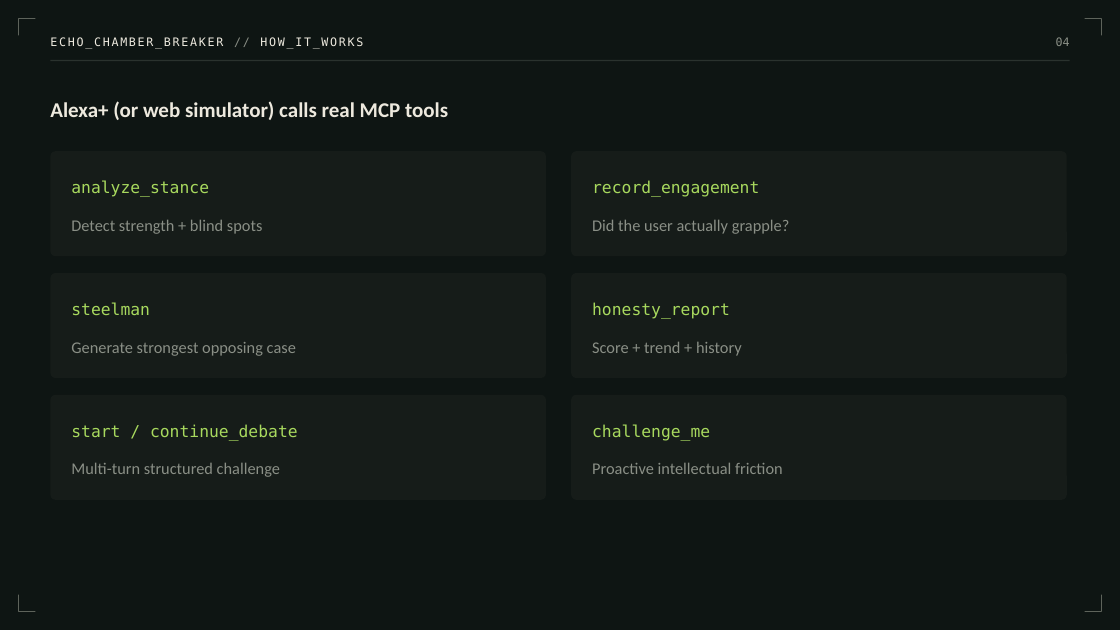
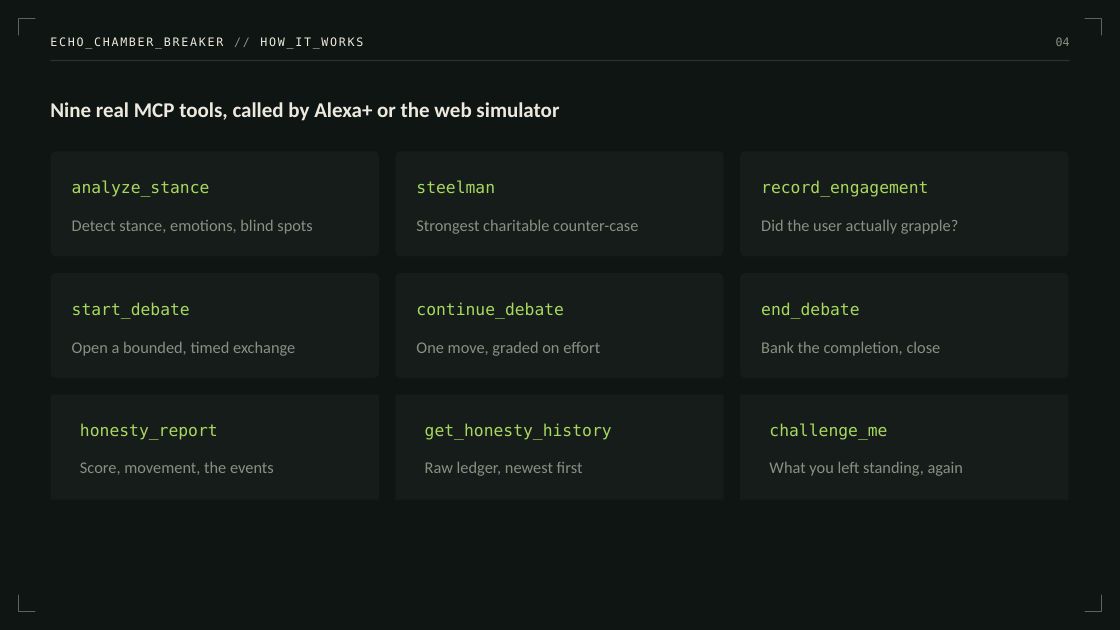
Before and after one commit to eclayers/echo-chamber-breaker, a slide deck: slide 4 of Echo_Chamber_Breaker_Pitch_Deck.pptx. Drawn at 1120x630 pixels with LibreOffice and Linux fonts; fonts in the diff are those of the drawing. Boxes give left, top, right and bottom in pixels: in the first picture for what was removed or moved away, otherwise in the second. Text is boxed around its words. In the diff, an @@ line names an element or a change of style, - is before the commit and + after.

Commit message:
feat: complete normative logic system & UI/UX spec implementation with stance gating, non-stance handling, and test suite

```diff
--- a/Echo_Chamber_Breaker_Pitch_Deck.pptx
+++ b/Echo_Chamber_Breaker_Pitch_Deck.pptx
@@ text at [50,102,559,121]: text changed @@
-Alexa+ (or web simulator) calls real MCP tools
+Nine real MCP tools, called by Alexa+ or the web simulator
@@ rounded rectangle: place and size @@
-rounded rectangle at [50,151,546,256]
+rounded rectangle at [50,151,379,256]
@@ rounded rectangle: place and size @@
-rounded rectangle at [50,273,546,378]
+rounded rectangle at [396,151,724,256]
@@ text "steelman": place and size @@
-text "steelman" at [71,302,150,315]
+text "steelman" at [416,180,495,193]
@@ rounded rectangle: place and size @@
-rounded rectangle at [50,395,546,500]
+rounded rectangle at [740,151,1069,256]
@@ text "record_engagement": place and size @@
-text "record_engagement" at [592,180,759,197]
+text "record_engagement" at [761,180,928,197]
@@ text at [72,220,312,234]: text changed @@
-Detect strength + blind spots
+Detect stance, emotions, blind spots
@@ text at [416,220,638,234]: text changed @@
-Generate strongest opposing case
+Strongest charitable counter-case
@@ text "Did the user actually grapple?": place and size @@
-text "Did the user actually grapple?" at [592,220,790,234]
+text "Did the user actually grapple?" at [761,220,959,234]
@@ rounded rectangle: place and size @@
-rounded rectangle at [571,151,1067,256]
+rounded rectangle at [50,273,379,378]
@@ rounded rectangle: place and size @@
-rounded rectangle at [571,273,1067,378]
+rounded rectangle at [396,273,724,378]
@@ rounded rectangle: place and size @@
-rounded rectangle at [571,395,1067,500]
+rounded rectangle at [740,273,1069,378]
@@ text at [72,302,190,319]: text changed @@
-start / continue_debate
+start_debate
@@ text added at [416,302,564,319], 14 pt, text #A8D95E @@
+continue_debate
@@ text added at [761,302,859,319], 14 pt, text #A8D95E @@
+end_debate
@@ text added at [72,342,295,356], 14 pt, text #8A8F86 @@
+Open a bounded, timed exchange
@@ text added at [416,342,600,356], 14 pt, text #8A8F86 @@
+One move, graded on effort
@@ text removed at [592,342,742,356] @@
-Score + trend + history
@@ text added at [761,342,941,356], 14 pt, text #8A8F86 @@
+Bank the completion, close
@@ rectangle added at [50,395,379,500], fill #161C19 @@
@@ text "honesty_report" at [80,423,218,440]: vertical alignment middle to top @@
@@ text "honesty_report": place and size @@
-text "honesty_report" at [592,302,730,319]
+text "honesty_report" at [80,423,218,440]
@@ rectangle added at [396,395,724,500], fill #161C19 @@
@@ rectangle added at [740,395,1069,500], fill #161C19 @@
@@ text "challenge_me": place and size @@
-text "challenge_me" at [592,424,710,441]
+text "challenge_me" at [769,423,887,440]
@@ text "challenge_me" at [769,423,887,440]: vertical alignment middle to top @@
@@ text added at [425,423,612,440], 14 pt, text #A8D95E @@
+get_honesty_history
@@ text removed at [71,463,280,477] @@
-Multi-turn structured challenge
@@ text added at [80,462,274,475], 14 pt, text #8A8F86 @@
+Score, movement, the events
@@ text added at [425,462,583,476], 14 pt, text #8A8F86 @@
+Raw ledger, newest first
@@ text removed at [592,463,783,474] @@
-Proactive intellectual friction
@@ text added at [769,462,963,476], 14 pt, text #8A8F86 @@
+What you left standing, again
```
Also in this commit, not shown: 1 other slide changed, 11 other files.
